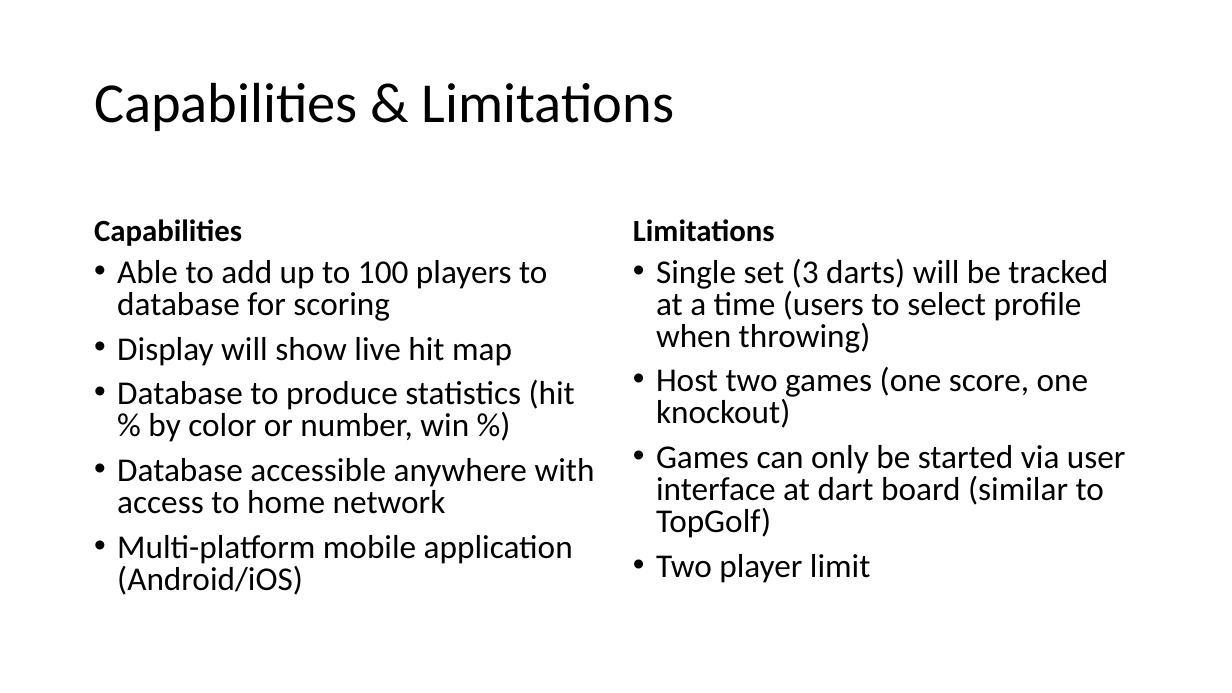
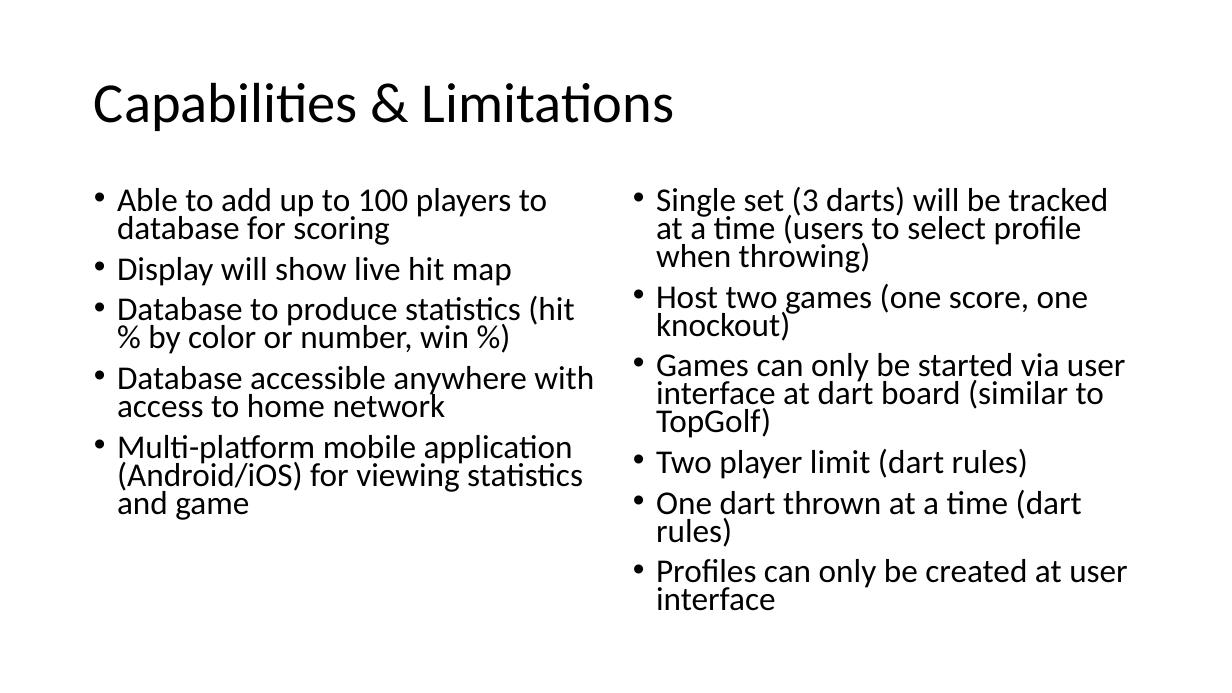
Before and after one commit to kparlak/dart-scoring-system, a slide deck: slide 4 of documentation/Dart_Scoring_System_PDR.pptx. Drawn at 1232x693 pixels with LibreOffice and Linux fonts; fonts in the diff are those of the drawing. Boxes give left, top, right and bottom in pixels: in the first picture for what was removed or moved away, otherwise in the second. Text is boxed around its words. In the diff, an @@ line names an element or a change of style, - is before the commit and + after.

```diff
--- a/documentation/Dart_Scoring_System_PDR.pptx
+++ b/documentation/Dart_Scoring_System_PDR.pptx
@@ text "Able to add up to ...": place and size @@
-text "Able to add up to ..." at (117,260,595,595)
+text "Able to add up to ..." at (117,188,594,520)
@@ text at (117,188,594,418): line spacing 0.8 to 0.7 @@
@@ text "Single set (3 darts) will ...": place and size @@
-text "Single set (3 darts) will ..." at (656,259,1126,583)
+text "Single set (3 darts) will ..." at (656,187,1128,611)
@@ text at (656,187,1126,438): line spacing 0.8 to 0.7 @@
@@ text removed at (94,219,242,246) @@
-Capabilities
@@ text removed at (633,219,775,242) @@
-Limitations
@@ text at (117,435,583,520): text changed @@
-• Multi-platform mobile application (Android/iOS)
+• Multi-platform mobile application (Android/iOS) for viewing statistics and game
@@ text at (656,449,1128,611): text changed @@
-• Two player limit
+• Two player limit (dart rules)
+• One dart thrown at a time (dart rules)
+• Profiles can only be created at user interface
```
Also in this commit, not shown: 2 other slides changed, 5 slides added, 5 other files.
